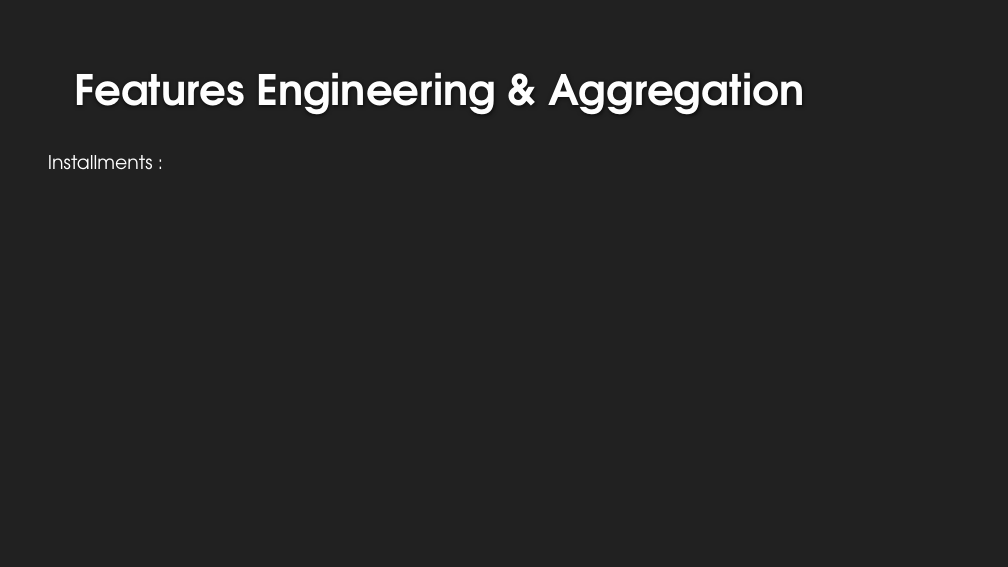
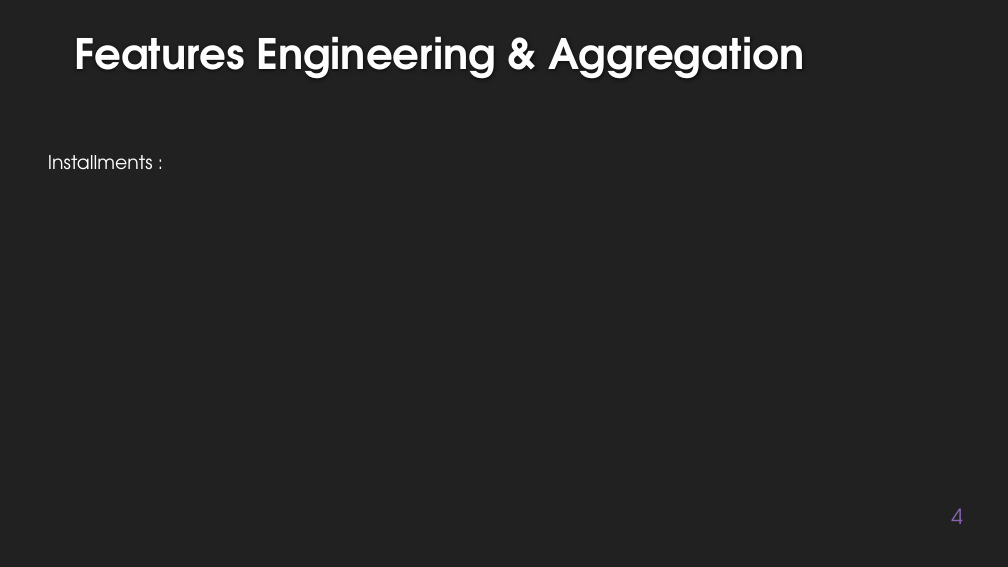
Before and after one commit to EtienneLardeur/P7_Scoring, a slide deck: slide 4 of P7_Support.pptx (slide 3 before the commit). Drawn at 1008x567 pixels with LibreOffice and Linux fonts; fonts in the diff are those of the drawing; background and template pictures are left out. Boxes give left, top, right and bottom in pixels: in the first picture for what was removed or moved away, otherwise in the second. Text is boxed around its words. In the diff, an @@ line names an element or a change of style, - is before the commit and + after.

```diff
--- a/P7_Support.pptx
+++ b/P7_Support.pptx
@@ title "Features Engineering & Aggregation": place and size @@
-title "Features Engineering & Aggregation" at bbox=[75, 72, 804, 115]
+title "Features Engineering & Aggregation" at bbox=[75, 36, 804, 79]
@@ page number added at bbox=[951, 508, 963, 524], 20 pt, text #8664B0 @@
+4
```
Also in this commit, not shown: 10 other slides changed, 3 slides added, 2 slides removed.
